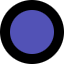
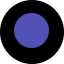
Layered file, before and after one edit (w=64, h=64). Changes by layer:
painted on "BG #1" over bbox(10, 10, 54, 54)
